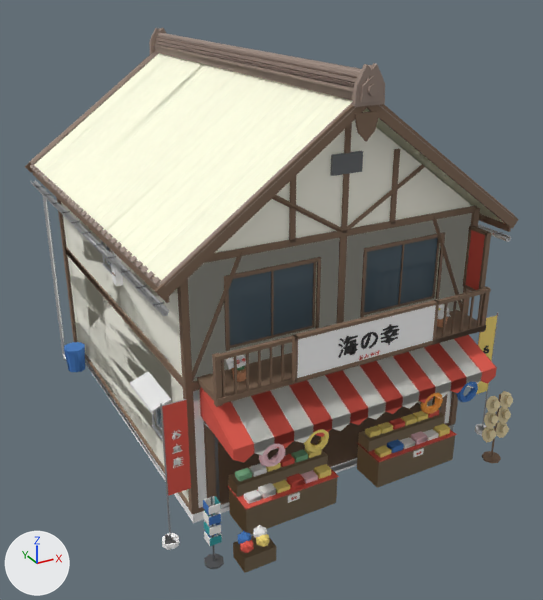
Before and after pictures for a commit that changed the glTF model uminagi-assets/glb/shop_souvenir.glb.
The view is the same before and after, from a camera (50 mm lens) standing at (-8.21, -16.45, 10.68) and looking at (0.1, -1.32, 3.12). The axes (+X, +Y, +Z) are drawn at lower left. The lights are the same throughout. The older version comes first. Where no turn or scale is listed for an object, it has been applied to the vertices. Vertices at exactly the same position are counted once.

The first picture shows 'shop_souvenir_body', 'shop_souvenir_lod1'.
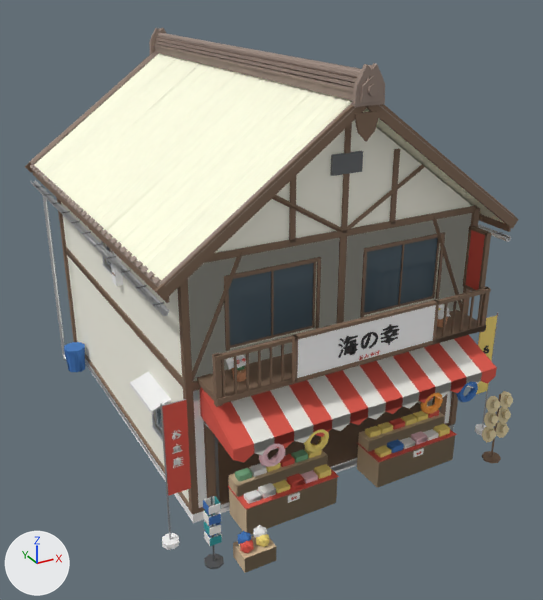
Where the newer file only moved an object's origin or applied its transform, the numbers keep the older frame.

Location of each change, [x1, y1, x2, y2] in pixels of the pictures (543 x 600 px; the box of a moved part takes in the faces that stretch with it):
```json
{"part": 1, "of": "me_shop_souvenir_body", "change": "moved or reshaped", "before": [312, 267, 366, 358], "after": [312, 267, 366, 358]}
{"part": 2, "of": "me_shop_souvenir_lod1", "change": "moved or reshaped", "before": [64, 225, 433, 500], "after": [292, 392, 429, 500]}
```

Scene script edits in JSON lines:
```json
{"block": "me_shop_souvenir_body", "where": "# used by ob_shop_souvenir_body; location = (0.0, 0.0, 0.0)"}
{"op": "remove", "block": "me_shop_souvenir_body", "code": "me_shop_souvenir_body.from_pydata(...)  # 8717 vertices, 14492 faces; spans x -4.38..4.38, y -6.35..5.28, z -0.02..9.16"}
{"op": "add", "block": "me_shop_souvenir_body", "code": "me_shop_souvenir_body.from_pydata(...)  # 8715 vertices, 14488 faces; spans x -4.38..4.38, y -6.35..5.28, z -0.02..9.16"}
{"block": "me_shop_souvenir_body", "change": "me_shop_souvenir_body part 1: 28 vertices moved within x -0.64..0.25, y -5.6..-4.4, z 3.53..5.35; 7 vertices removed from x -0.64..0.11, y -5.6..-4.4, z 3.52..5.35; 5 vertices added at x -0.65..0.11, y -5.6..-4.4, z 3.53..5.35"}
{"block": "me_shop_souvenir_body", "change": "other edits to the shape of me_shop_souvenir_body do not show in these pictures"}
{"op": "remove", "block": "me_shop_souvenir_body", "code": "me_shop_souvenir_body.materials.append(mat_wood_dark)  # white #ffffff"}
{"op": "remove", "block": "me_shop_souvenir_body", "code": "me_shop_souvenir_body.materials.append(mat_plaster)  # white #ffffff"}
{"op": "remove", "block": "me_shop_souvenir_body", "code": "me_shop_souvenir_body.materials.append(mat_sign_wood)  # white #ffffff"}
{"block": "me_shop_souvenir_lod1", "where": "# used by ob_shop_souvenir_lod1; location = (0.0, 0.0, 0.0)"}
{"op": "remove", "block": "me_shop_souvenir_lod1", "code": "me_shop_souvenir_lod1.from_pydata(...)  # 3310 vertices, 4143 faces; spans x -4.37..4.38, y -6.35..5.28, z -0.01..9.14"}
{"op": "add", "block": "me_shop_souvenir_lod1", "code": "me_shop_souvenir_lod1.from_pydata(...)  # 3294 vertices, 4143 faces; spans x -4.37..4.38, y -6.35..5.28, z -0.01..9.14"}
{"block": "me_shop_souvenir_lod1", "change": "me_shop_souvenir_lod1 part 2"}
{"block": "me_shop_souvenir_lod1", "change": "16 vertices are removed from x -3.77..3.5, y -5.92..4.5, z 0.25..5.85"}
{"block": "me_shop_souvenir_lod1", "change": "121 faces are deleted"}
{"block": "me_shop_souvenir_lod1", "change": "52 new faces join them, mat_plaster_cream (white #fffdef)"}
{"block": "me_shop_souvenir_lod1", "change": "23 new faces join them, mat_cloth_red (red #e1594b)"}
{"block": "me_shop_souvenir_lod1", "change": "3 new faces join them, mat_paper (white #faf9f3)"}
{"block": "me_shop_souvenir_lod1", "change": "18 new faces join them, mat_ink_red (red #da3f30)"}
{"block": "me_shop_souvenir_lod1", "change": "17 new faces join them, mat_cloth_white (white #f3f1ea)"}
{"block": "me_shop_souvenir_lod1", "change": "8 new faces join them, mat_cloth_teal (cyan #309ea2)"}
{"op": "remove", "block": "me_shop_souvenir_lod1", "code": "me_shop_souvenir_lod1.materials.append(mat_wood_dark)  # white #ffffff"}
{"op": "remove", "block": "me_shop_souvenir_lod1", "code": "me_shop_souvenir_lod1.materials.append(mat_plaster)  # white #ffffff"}
{"op": "remove", "block": "me_shop_souvenir_lod1", "code": "me_shop_souvenir_lod1.materials.append(mat_sign_wood)  # white #ffffff"}
```
